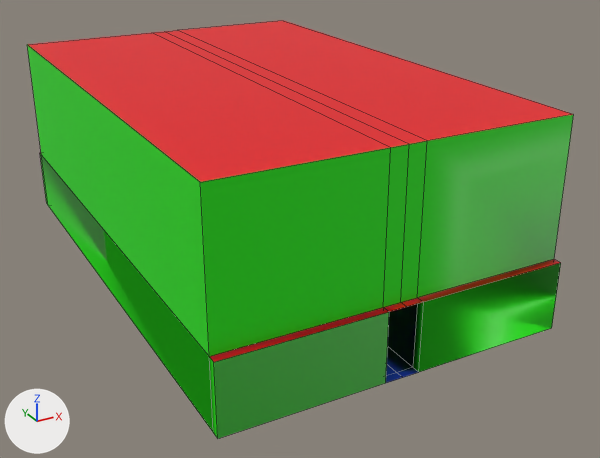
Two versions of the FBX model SferoTestVR/Assets/Art/Models/Rooms/Tall/5x8_Room__Tall.fbx, one commit apart.
Before and after are seen from a 50 mm lens placed at (391.3, -120.5, 46.8), pointed at (437.1, -37.1, 5.2). The lights are fixed; the arrows at lower left show +X, +Y and +Z. Mesh edges are drawn as thin lines. Where no turn or scale is listed for an object, it has been applied to the vertices.

The first picture shows '5x8 Room  Tall'.
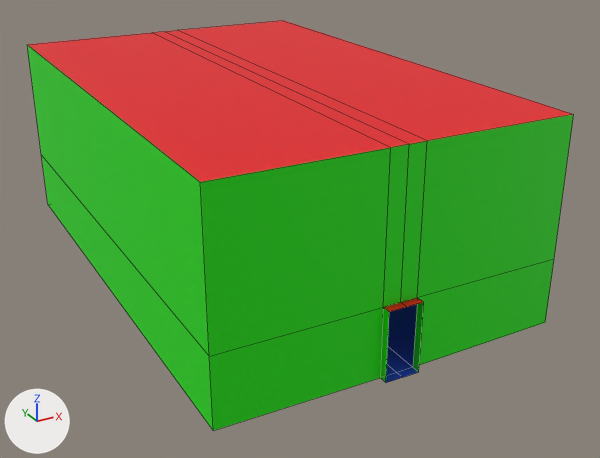
Changed parts and their boxes [x1, y1, x2, y2] in the pictures (600 x 458 px):
'5x8 Room  Tall', reshaped: before [27, 20, 574, 438]; after [27, 20, 574, 431]
part 1 of me_cube_042, cut back: before [40, 153, 561, 438]; after [42, 156, 383, 431]

The edits, one by one:
me_cube_042 is used by ob_5x8_room__tall; location (434.0, 0.0, 0.0).
me_cube_042 had 50 vertices, 52 faces and spanned x -20.0..20.0, y -64.0..0.0, z 0.0..24.0.
me_cube_042 now has 42 vertices, 36 faces and spans x -20.0..20.0, y -64.0..0.0, z 0.0..24.0.
Part 1, on me_cube_042:
10 vertices are removed from x -20.0..20.0, y -64.0..0.0, z 0.0..8.0.
20 faces are deleted.
2 vertices are added at (-20.0, -63.0, 0.2), (-20.0, -1.0, 0.2).
3 new faces join them, mat_wall (green #1de700).
1 new face joins them, mat_floor (blue #2953e7).
